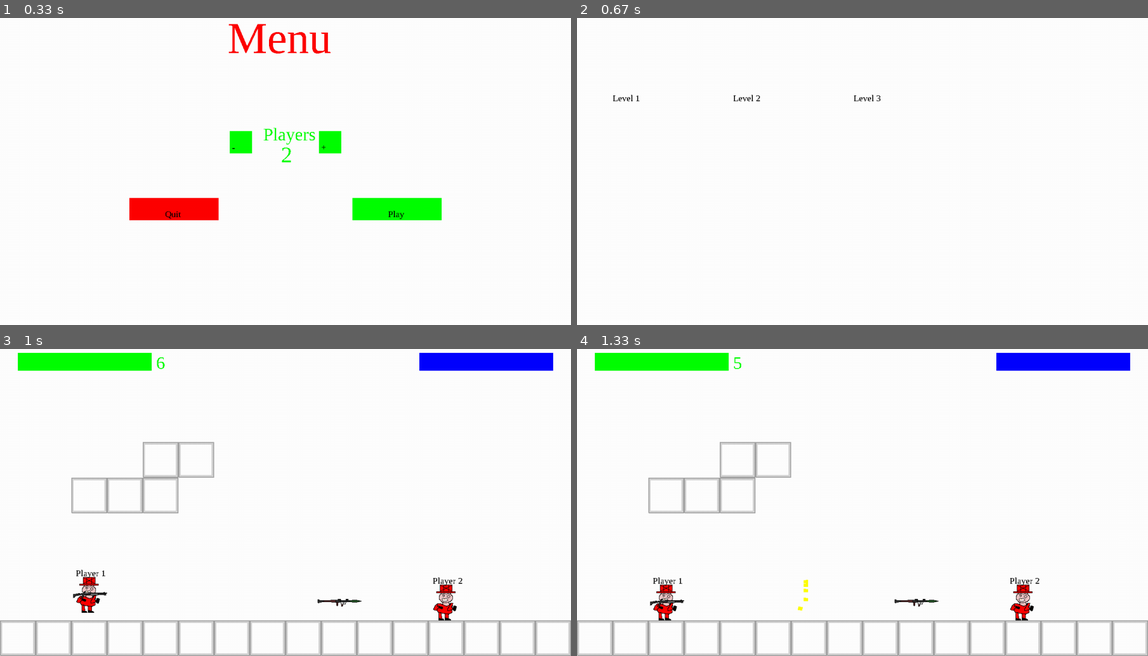
Above: before the commit, frames 1-4 (two rows, left to right).
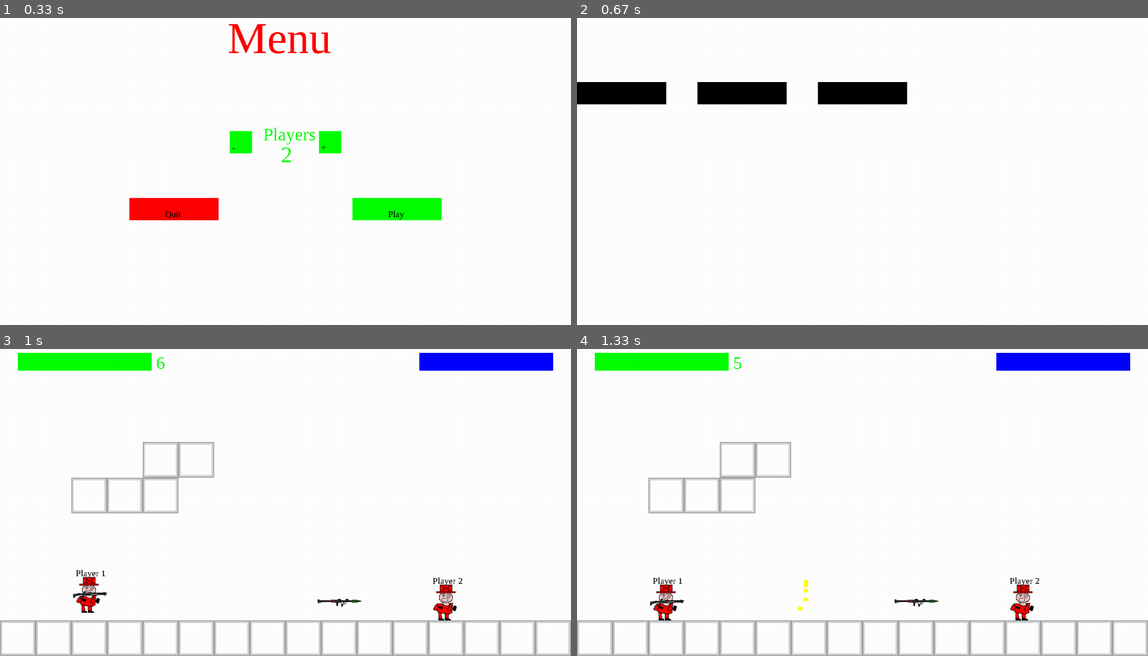
Above: after the commit, the same moments.

Repository: Me07111/Pygame-Platformer
Game: pygame game, started from Code/main.py
Same seed, same stepped clock (60 frames per second), same inputs: the game is played once before the commit and once after it.
Inputs:
- Up to frame 1 (0.33 s): no input
- Up to frame 2 (0.67 s): click "Play" at 0.38 s
- Up to frame 3 (1 s): click "Level 2" at 0.72 s
- Up to frame 4 (1.33 s): tap Space at 1 s

Frame 1 is identical in both runs. In frame 2, 3.5% of the frame differs, in the area x 0-58%, y 20-29%; in frame 3, nothing differs; in frame 4, nothing differs.

Commit message:
levelselect button text scaling

Diff:
--- a/Code/levelSelct.py
+++ b/Code/levelSelct.py
@@ -1,6 +1,7 @@
 from level import Level
 from button import Button
 from config import scaleValue,scaleRect
+import pygame
 class LevelSelect:
     def __init__(self,screen,width,height,clock,playerCount):
         self.screen = screen
@@ -12,7 +13,7 @@
         self.buttons = []
         row = 1
         for i in range(len(self.levels)):
-            button = Button((scaleValue(height,100) + scaleValue(height,270)*i,scaleValue(height,200)),scaleRect(height,(200,50)),f"Level {i+1}")
+            button = Button((scaleValue(height,100) + scaleValue(height,270)*i,scaleValue(height,200)),scaleRect(height,(200,50)),f"Level {i+1}",pygame.Color(0,0,0),scaleValue(height,20))
             self.buttons.append(button)
 
     def update(self,delta,gametime,levelHandler):
